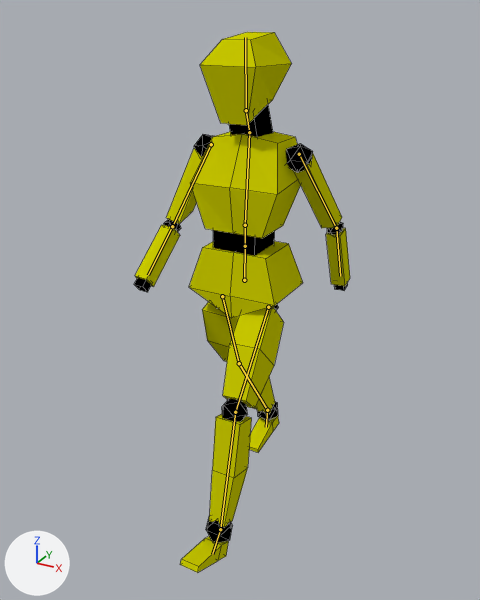
The Blender file OpenWorldGame/res/blenderObjects/playerNew.blend: old version first, new version second.
One viewpoint serves both versions: a 50 mm camera at (1.43, -2.65, 2.47) aimed at (-0.01, -0.02, 1.15). Every picture has the same lights, and +X, +Y and +Z are marked at lower left. Both versions are drawn at frame 30 of the action 'Walking'; the numbers are the values there. The bones that bend it are drawn over the model as lines. Mesh edges are drawn as thin lines.

In view in the first picture: 'Player'.
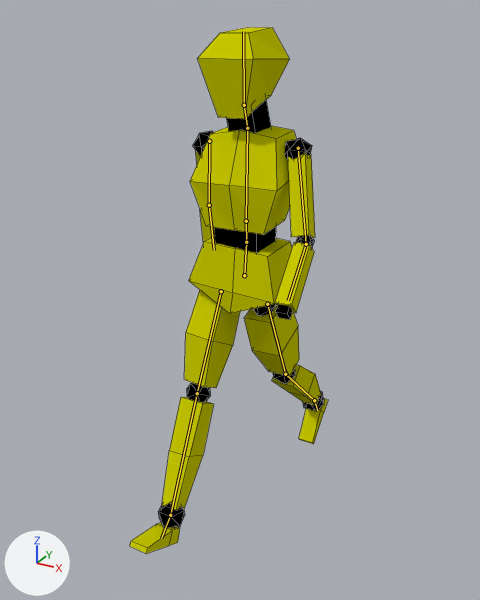
Changed parts and their boxes [x1, y1, x2, y2] in the pictures (480 x 600 px):
'Player', posed (8% narrower): before [134, 32, 350, 573]; after [130, 27, 328, 553]
bone 'Hip', root to tip: before (244, 280) to (245, 246); after (244, 275) to (246, 242)
bone 'Waist', root to tip: before (245, 246) to (245, 225); after (246, 242) to (246, 221)
bone 'Torso', root to tip: before (245, 225) to (249, 132); after (246, 221) to (247, 128)
bone 'Neck', root to tip: before (249, 132) to (246, 110); after (247, 128) to (244, 105)
bone 'LArm', root to tip: before (299, 154) to (336, 228); after (298, 148) to (306, 244)
bone 'LFArm', root to tip: before (336, 228) to (340, 276); after (306, 244) to (288, 300)
bone 'RArm', root to tip: before (211, 144) to (172, 226); after (209, 141) to (209, 205)
bone 'RFArm', root to tip: before (172, 226) to (148, 275); after (209, 205) to (214, 250)
bone 'LLeg', root to tip: before (268, 307) to (235, 412); after (267, 304) to (285, 374)
bone 'LBLeg', root to tip: before (235, 412) to (220, 529); after (285, 374) to (314, 400)
bone 'LFoot', root to tip: before (220, 529) to (212, 554); after (314, 400) to (317, 410)
bone 'RLeg', root to tip: before (222, 296) to (239, 363); after (221, 291) to (197, 393)
bone 'RBLeg', root to tip: before (239, 363) to (267, 410); after (197, 393) to (170, 515)
bone 'RFoot', root to tip: before (267, 410) to (266, 427); after (170, 515) to (161, 538)

Diff of the bpy script that builds the scene:
```diff
--- a/OpenWorldGame/res/blenderObjects/playerNew.blend.py
+++ b/OpenWorldGame/res/blenderObjects/playerNew.blend.py
@@ bone_hip @@
 bone_hip = bpy.data.objects['Armature'].pose.bones['Hip']
-bone_hip.location = (0.0, -0.6, -0.01)
-bone_hip.rotation_quaternion = (1.0, 0.0, 0.0, 0.0)  # degrees (0, 0, 0)
+bone_hip.location = (0.0, -0.51, -0.01)
+bone_hip.rotation_quaternion = (1.0, 0.0, 0.0, -0.026)  # degrees (0, 0, -3)
@@ bone_waist @@
 bone_waist = bpy.data.objects['Armature'].pose.bones['Waist']  # child of 'Hip'
-bone_waist.rotation_quaternion = (1.0, 0.0, 0.0, 0.0)  # degrees (0, 0, 0)
+bone_waist.rotation_quaternion = (0.999, 0.0, 0.0, 0.035)  # degrees (0, 0, 4)
@@ bone_torso @@
 bone_torso = bpy.data.objects['Armature'].pose.bones['Torso']  # child of 'Waist'
-bone_torso.rotation_quaternion = (1.0, 0.0, 0.0, 0.0)  # degrees (0, 0, 0)
+bone_torso.rotation_quaternion = (1.0, 0.023, 0.0, 0.0)  # degrees (3, 0, 0)
@@ bone_neck @@
 bone_neck = bpy.data.objects['Armature'].pose.bones['Neck']  # child of 'Torso'
-bone_neck.rotation_quaternion = (1.0, 0.0, 0.0, 0.0)  # degrees (0, 0, 0)
+bone_neck.rotation_quaternion = (0.999, -0.04, 0.0, 0.0)  # degrees (-5, 0, 0)
@@ bone_larm @@
 bone_larm = bpy.data.objects['Armature'].pose.bones['LArm']  # child of 'Torso'
-bone_larm.rotation_quaternion = (0.981, -0.187, 0.059, 0.002)  # degrees (-22, 7, -1)
+bone_larm.rotation_quaternion = (0.96, 0.267, -0.084, -0.003)  # degrees (31, -9, -3)
@@ bone_lfarm @@
 bone_lfarm = bpy.data.objects['Armature'].pose.bones['LFArm']  # child of 'LArm'
-bone_lfarm.rotation_quaternion = (0.999, 0.044, -0.002, 0.0)  # degrees (5, 0, 0)
+bone_lfarm.rotation_quaternion = (0.992, 0.126, -0.006, 0.0)  # degrees (14, -1, 0)
@@ bone_rarm @@
 bone_rarm = bpy.data.objects['Armature'].pose.bones['RArm']  # child of 'Torso'
-bone_rarm.rotation_quaternion = (0.975, 0.212, 0.067, -0.002)  # degrees (25, 8, 1)
+bone_rarm.rotation_quaternion = (0.983, -0.174, -0.055, 0.002)  # degrees (-20, -6, 1)
@@ bone_rfarm @@
 bone_rfarm = bpy.data.objects['Armature'].pose.bones['RFArm']  # child of 'RArm'
-bone_rfarm.rotation_quaternion = (0.987, 0.16, 0.008, 0.0)  # degrees (18, 1, 0)
+bone_rfarm.rotation_quaternion = (0.997, 0.072, 0.003, 0.0)  # degrees (8, 0, 0)
@@ bone_lleg @@
 bone_lleg = bpy.data.objects['Armature'].pose.bones['LLeg']  # child of 'Hip'
-bone_lleg.rotation_quaternion = (0.92, 0.009, -0.015, 0.39)  # degrees (0, -2, 46)
+bone_lleg.rotation_quaternion = (0.988, -0.026, -0.001, -0.154)  # degrees (-3, -1, -18)
@@ bone_lbleg @@
 bone_lbleg = bpy.data.objects['Armature'].pose.bones['LBLeg']  # child of 'LLeg'
-bone_lbleg.rotation_quaternion = (0.963, 0.0, -0.003, -0.271)  # degrees (0, 0, -31)
+bone_lbleg.rotation_quaternion = (0.973, 0.0, -0.002, -0.23)  # degrees (0, 0, -27)
@@ bone_lfoot @@
 bone_lfoot = bpy.data.objects['Armature'].pose.bones['LFoot']  # child of 'LBLeg'
-bone_lfoot.rotation_quaternion = (0.995, 0.0, -0.001, 0.103)  # degrees (0, 0, 12)
+bone_lfoot.rotation_quaternion = (1.0, 0.0, 0.0, 0.0)  # degrees (0, 0, 0)
@@ bone_rleg @@
 bone_rleg = bpy.data.objects['Armature'].pose.bones['RLeg']  # child of 'Hip'
-bone_rleg.rotation_quaternion = (0.988, 0.0, -0.005, -0.155)  # degrees (0, -1, -18)
+bone_rleg.rotation_quaternion = (0.966, -0.025, 0.013, 0.259)  # degrees (-2, 2, 30)
@@ bone_rbleg @@
 bone_rbleg = bpy.data.objects['Armature'].pose.bones['RBLeg']  # child of 'RLeg'
-bone_rbleg.rotation_quaternion = (0.992, 0.0, 0.001, -0.126)  # degrees (0, 0, -14)
+bone_rbleg.rotation_quaternion = (1.0, 0.0, 0.0, 0.0)  # degrees (0, 0, 0)
@@ bone_rfoot @@
 bone_rfoot = bpy.data.objects['Armature'].pose.bones['RFoot']  # child of 'RBLeg'
-bone_rfoot.rotation_quaternion = (0.979, 0.0, 0.002, 0.206)  # degrees (0, 0, 24)
+bone_rfoot.rotation_quaternion = (1.0, 0.0, 0.0, 0.0)  # degrees (0, 0, 0)
```
